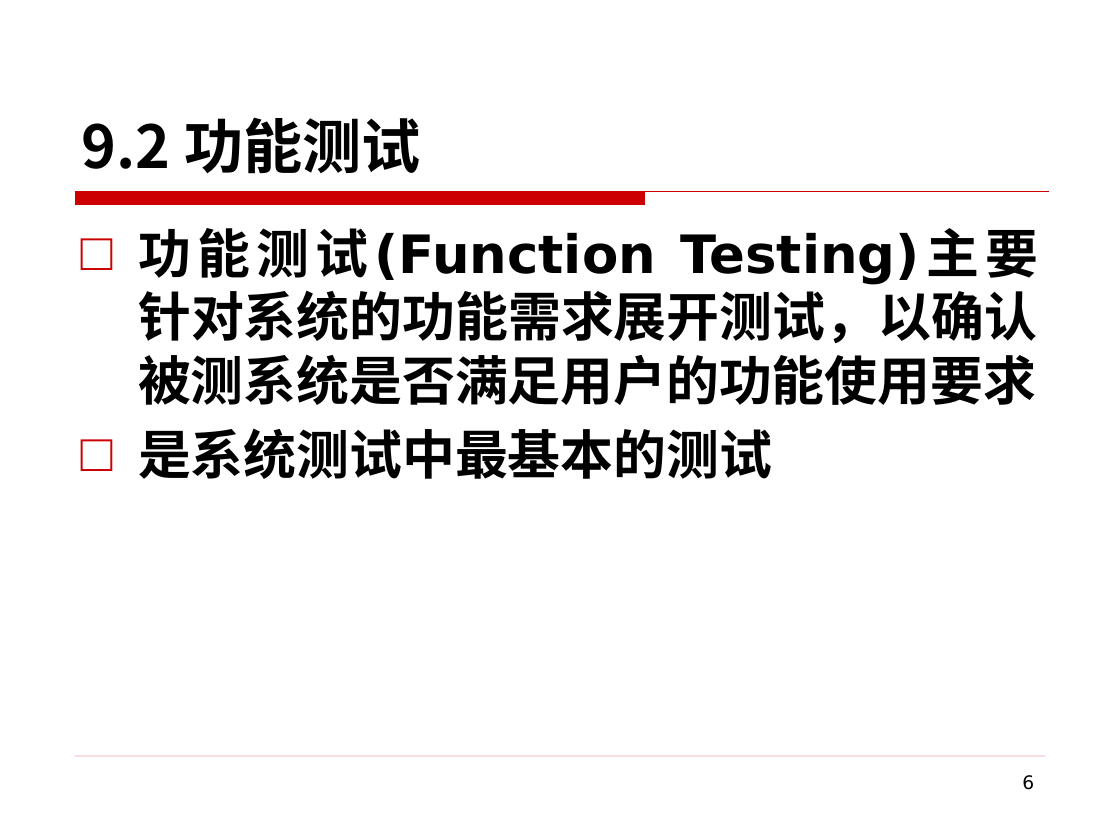
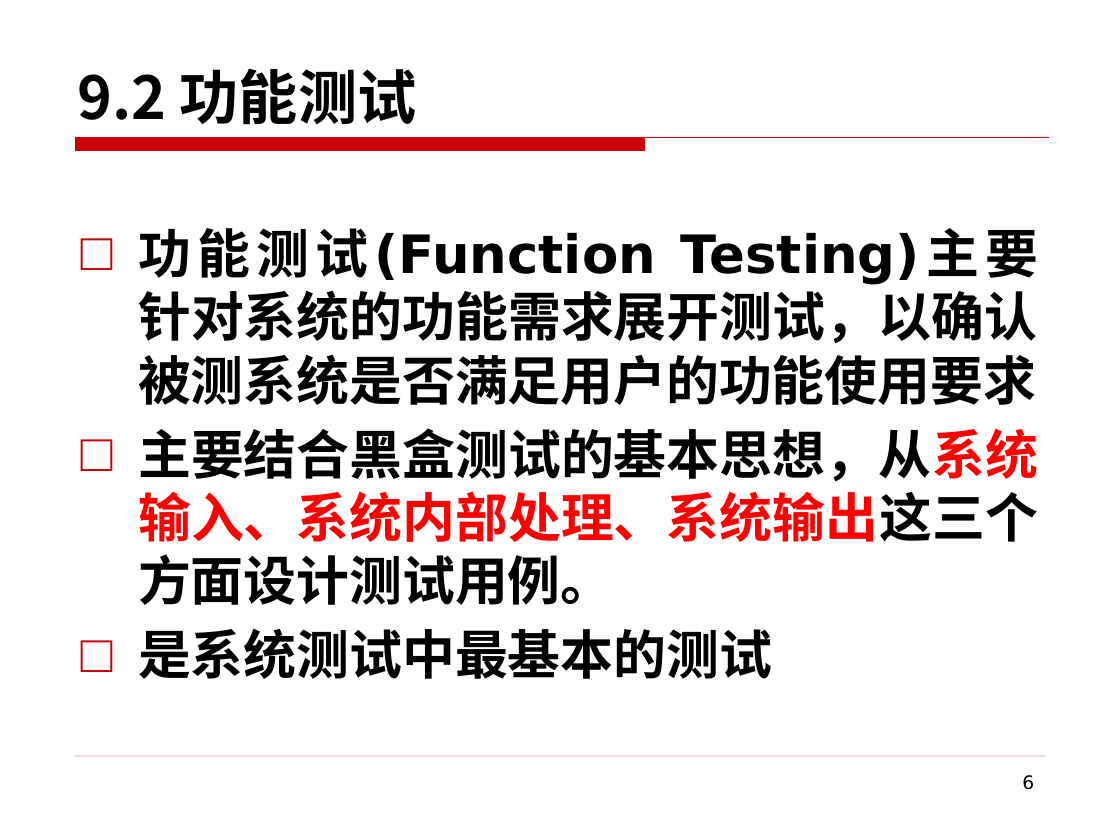
Before and after one commit to edu2act/course-foundation-software-tesing, a slide deck: slide 6 of PPT/第三部分 软件测试应用/9 系统测试.pptx. Drawn at 1120x840 pixels with LibreOffice and Linux fonts; fonts in the diff are those of the drawing; background and template pictures are left out. Boxes give left, top, right and bottom in pixels: in the first picture for what was removed or moved away, otherwise in the second. Text is boxed around its words. In the diff, an @@ line names an element or a change of style, - is before the commit and + after.

Commit message:
系统测试

```diff
--- a/PPT/第三部分 软件测试应用/9 系统测试.pptx
+++ b/PPT/第三部分 软件测试应用/9 系统测试.pptx
@@ title "9.2 功能测试": place and size @@
-title "9.2 功能测试" at box(82, 117, 421, 174)
+title "9.2 功能测试" at box(77, 68, 417, 125)
@@ freeform shape: place and size @@
-freeform shape at box(75, 192, 1049, 205)
+freeform shape at box(75, 138, 1049, 151)
@@ text at box(138, 428, 1038, 605): paragraph added @@
+□ 主要结合黑盒测试的基本思想，从系统输入、系统内部处理、系统输出这三个方面设计测试用例。
```
Also in this commit, not shown: 43 other slides changed, 3 slides added, 7 other files.
